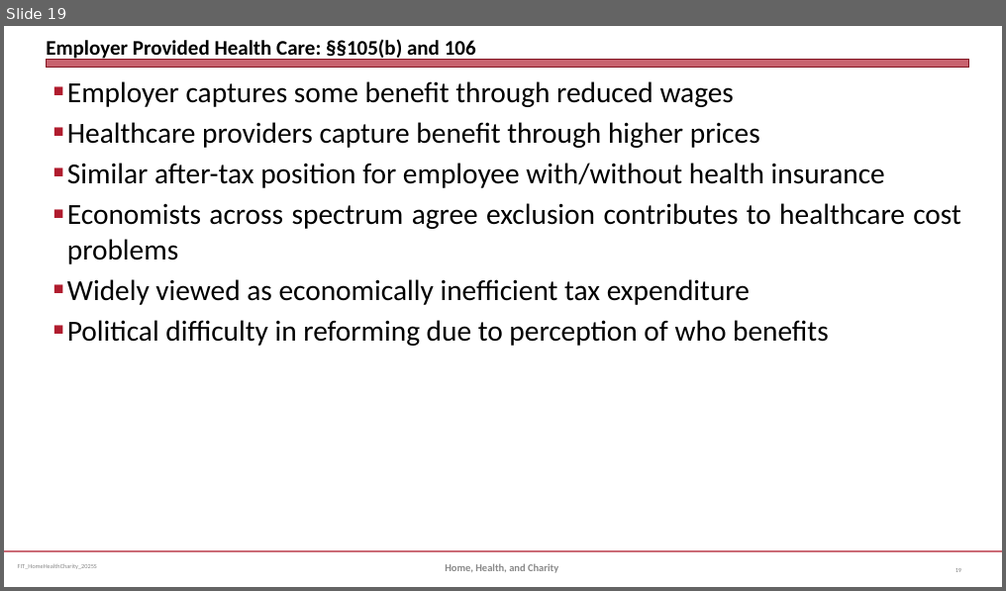
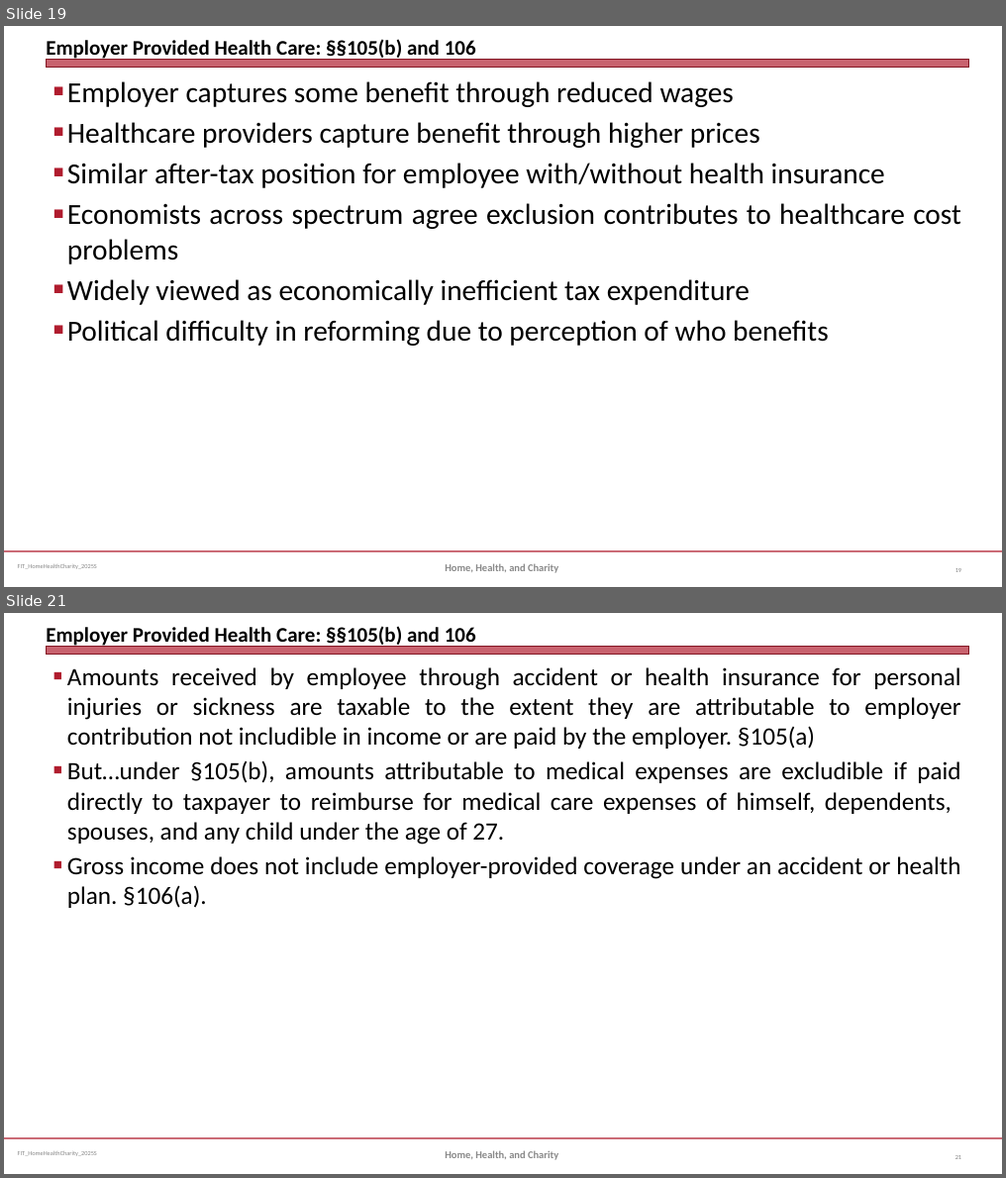
Before and after one commit to jmc877/Fed-Income-Tax, a slide deck: slides/FIT_HomeHealthCharity_2025S.pptx. Shown one above the other, each under a label of ours: slide 19 before the commit, slides 19 and 21 after it; the slides between them are not shown. The pictures are 1006x591 and 1006x1178 pixels, drawn with LibreOffice and Linux fonts; fonts in the diff are those of the drawing. Boxes give left, top, right and bottom in pixels: in the first picture for what was removed or moved away, otherwise in the second. Text is boxed around its words. In the diff, an @@ line names an element or a change of style, - is before the commit and + after.

```diff
--- a/slides/FIT_HomeHealthCharity_2025S.pptx
+++ b/slides/FIT_HomeHealthCharity_2025S.pptx
@@ slide 21 added at (4,613,1002,1174), background #FFFFFF; not listed: 3 template elements that a slide beside it also shows @@
@@ title added at (46,626,476,648), 20 pt, text #000000, bold @@
+Employer Provided Health Care: §§105(b) and 106
@@ text added at (67,667,960,908), 24 pt, text #000000 @@
+■ Amounts received by employee through accident or health insurance for personal injuries or sickness are taxable to the extent they are attributable to employer contribution not includible in income or are paid by the employer. §105(a)
+■ But…under §105(b), amounts attributable to medical expenses are excludible if paid directly to taxpayer to reimburse for medical care expenses of himself, dependents, spouses, and any child under the age of 27.
+■ Gross income does not include employer-provided coverage under an accident or health plan. §106(a).
@@ text added at (445,1151,558,1160), 10 pt, text #898989, bold @@
+Home, Health, and Charity
@@ page number added at (955,1156,961,1159), 6 pt, text #808080 @@
+21
```
Also in this commit, not shown: 1 slide changed, 4 other slides added, 1 other file.
